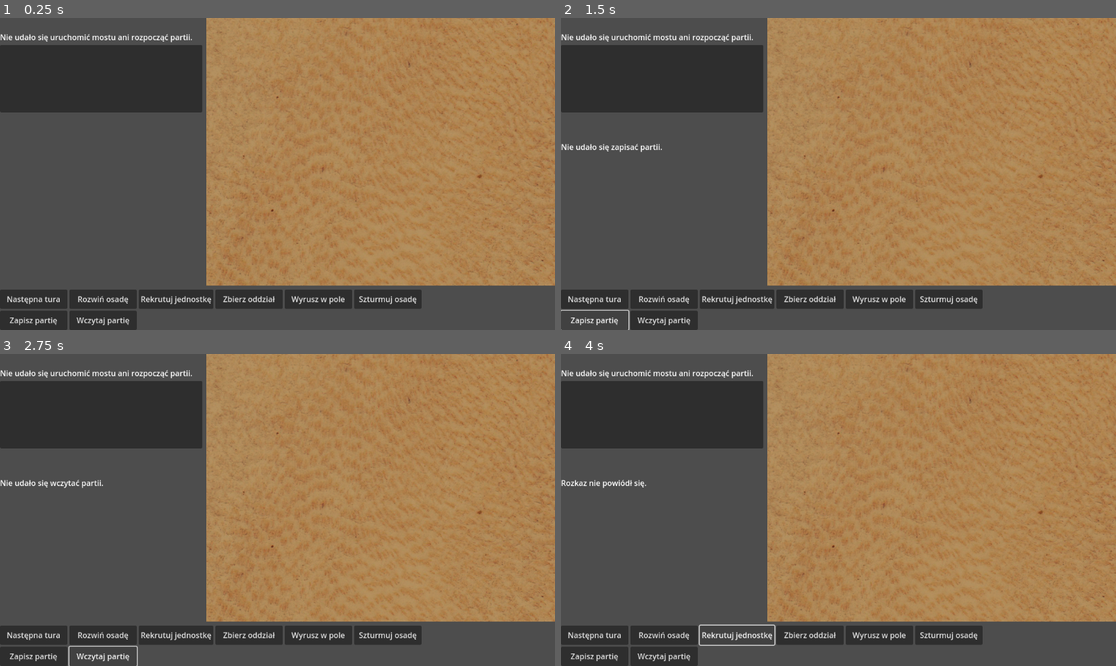
Above: before the commit, frames 1-4 (two rows, left to right).
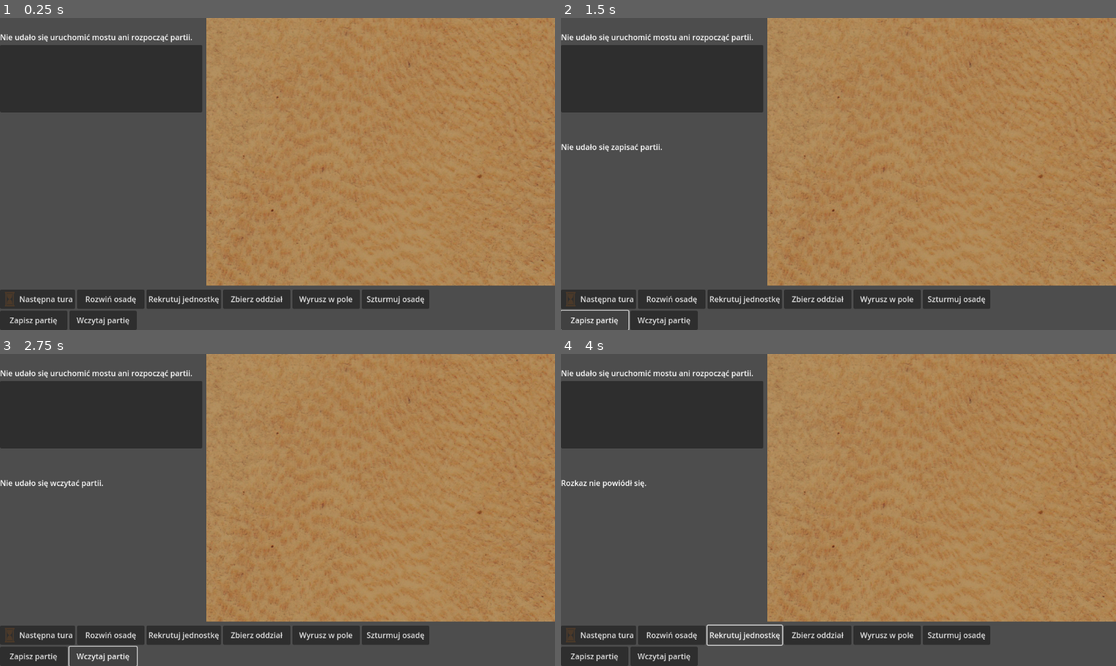
Above: after the commit, the same moments.

Repository: sochiera/total-battle-brothers-for-wesnoth
Game: Godot game, scene res://scenes/main.tscn
Two runs of this game, one before a commit and one after it. Both use one fixed random seed, a clock stepped at 60 frames per second and the inputs below.
Inputs:
- Up to frame 1 (0.25 s): no input
- Up to frame 2 (1.5 s): click "Następna tura" at 0.5 s; click "Zapisz partię" at 1.25 s
- Up to frame 3 (2.75 s): click "Wczytaj partię" at 2 s
- Up to frame 4 (4 s): click "Rozwiń osadę" at 2.75 s; click "Rekrutuj jednostkę" at 3.5 s

The runs differ from the first frame. In frame 1, 1.2% of the frame differs, in the area x 0-78%, y 87-94%; in frame 2, 1.2%; in frame 3, 1.2%; in frame 4, 1.2%, in the area x 0-78%, y 86-94%.

Commit message:
feat: G95.1a — Ikona „Następna tura” wyznacza język ikon rozkazów

Diff:
--- a/game/scenes/main.tscn
+++ b/game/scenes/main.tscn
@@ -1,9 +1,10 @@
-[gd_scene load_steps=5 format=3]
+[gd_scene load_steps=6 format=3]
 
 [ext_resource type="Script" path="res://scripts/main.gd" id="1_main"]
 [ext_resource type="Script" path="res://scripts/map_view.gd" id="2_map_view"]
 [ext_resource type="Script" path="res://scripts/battle_view.gd" id="3_battle_view"]
 [ext_resource type="Texture2D" path="res://assets/strategic_map_background.png" id="4_map_background"]
+[ext_resource type="Texture2D" path="res://assets/icon_next_turn.png" id="5_next_turn_icon"]
 
 [node name="Main" type="Control"]
 layout_mode = 3
@@ -122,6 +123,7 @@
 unique_name_in_owner = true
 custom_minimum_size = Vector2(140, 40)
 layout_mode = 2
+icon = ExtResource("5_next_turn_icon")
 text = "Następna tura"
 
 [node name="DevelopButton" type="Button" parent="MainLayout/OrderControls/OrderButtons"]
--- a/game/scripts/main.gd
+++ b/game/scripts/main.gd
@@ -60,8 +60,12 @@
 
 
 func _refresh_bound_client() -> void:
-	if _client != null and _client.has_method("snapshot_model"):
+	if _has_bound_client() and _client.has_method("snapshot_model"):
 		refresh_from_bridge(_client)
+
+
+func _has_bound_client() -> bool:
+	return _client != null
 
 
 func _connect_pressed_once(button: Button, handler: Callable) -> void:
@@ -70,7 +74,7 @@
 
 
 func _on_next_turn_button_pressed() -> void:
-	if _client != null:
+	if _has_bound_client():
 		advance_turn_from_bridge(_client)
 
 
@@ -95,21 +99,21 @@
 
 
 func _on_save_game_button_pressed() -> void:
-	if _client != null:
+	if _has_bound_client():
 		_apply_save_load_result(
 			_client.save_party(_save_path), SAVE_SUCCESS_STATUS, SAVE_FAILURE_STATUS
 		)
 
 
 func _on_load_game_button_pressed() -> void:
-	if _client != null:
+	if _has_bound_client():
 		_apply_save_load_result(
 			_client.load_party(_save_path), LOAD_SUCCESS_STATUS, LOAD_FAILURE_STATUS
 		)
 
 
 func _send_bound_order(order_name: String) -> void:
-	if _client != null:
+	if _has_bound_client():
 		send_order_from_bridge(_client, order_name)
 
 
--- a/game/tests/next_turn_button_probe.gd
+++ b/game/tests/next_turn_button_probe.gd
@@ -38,7 +38,32 @@
 		_fail("NextTurnButton is disabled")
 		return
 
-	print(PREFIX, JSON.stringify({"name": button.name, "text": button.text, "disabled": button.disabled}))
+	var btn := button as Button
+	var icon_path := ""
+	var icon_w := 0
+	var icon_h := 0
+	var has_icon := false
+	if btn.icon != null and btn.icon is Texture2D:
+		var tex := btn.icon as Texture2D
+		has_icon = true
+		icon_path = tex.resource_path
+		icon_w = int(tex.get_width())
+		icon_h = int(tex.get_height())
+
+	print(
+		PREFIX,
+		JSON.stringify(
+			{
+				"name": btn.name,
+				"text": btn.text,
+				"disabled": btn.disabled,
+				"has_icon": has_icon,
+				"icon_path": icon_path,
+				"icon_w": icon_w,
+				"icon_h": icon_h,
+			}
+		)
+	)
 	call_deferred("quit", 0)
 
 
Binary file added: game/assets/icon_next_turn.png
Not shown, added: game/assets/icon_next_turn.png.import
Not shown, changed: game/assets/CREDITS.md
Not shown, changed: tests/test_godot_next_turn_button.py
